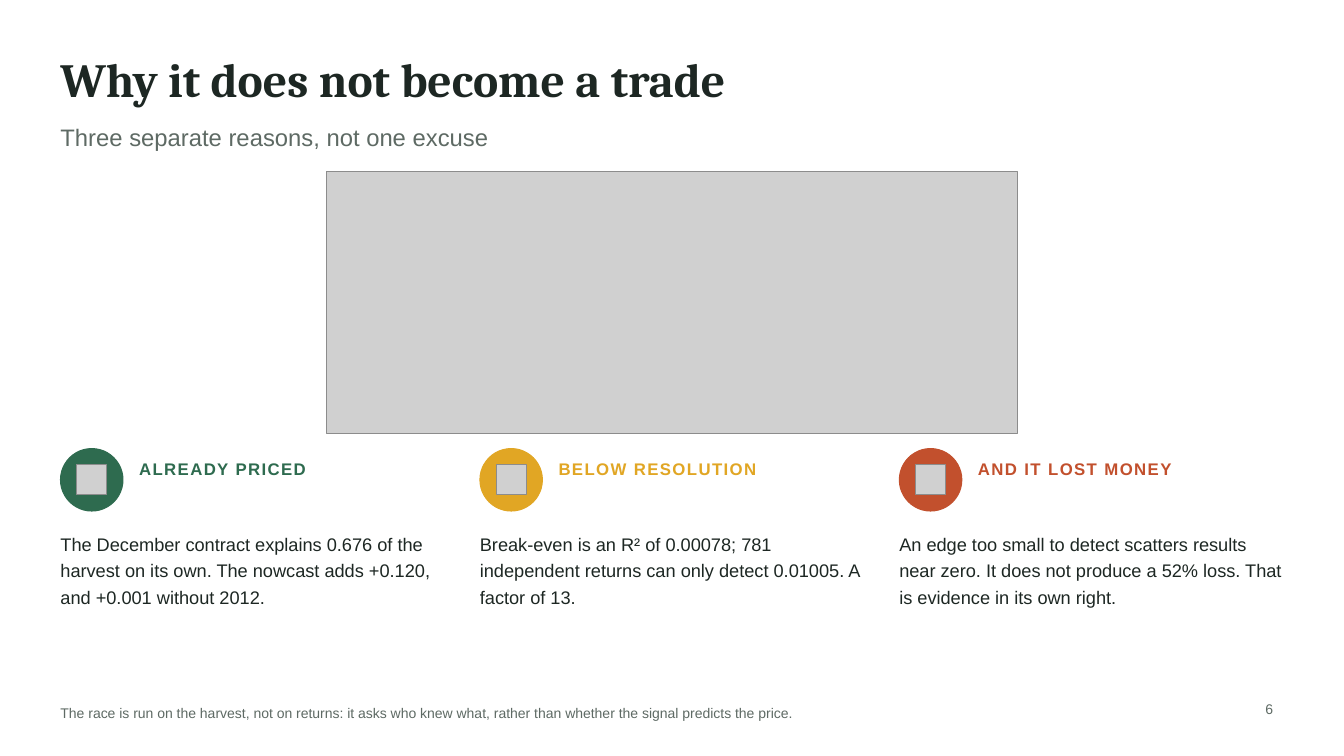
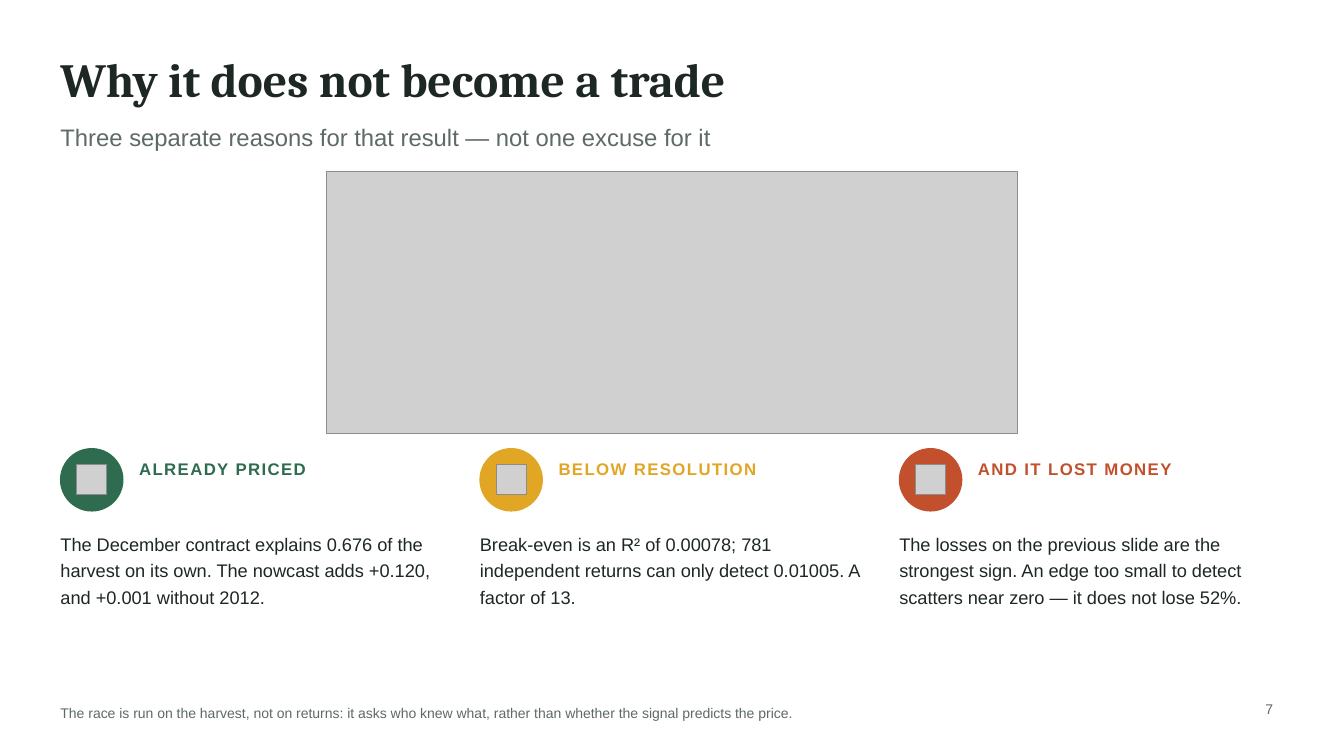
Before and after one commit to haydn-s/climate-futures-pricing, a slide deck: slide 7 of presentation/final/output/climate-futures-pricing-final.pptx (slide 6 before the commit). Drawn at 1344x756 pixels with LibreOffice and Linux fonts; fonts in the diff are those of the drawing; grey boxes stand for pictures. Boxes give left, top, right and bottom in pixels: in the first picture for what was removed or moved away, otherwise in the second. Text is boxed around its words. In the diff, an @@ line names an element or a change of style, - is before the commit and + after.

```diff
--- a/presentation/final/output/climate-futures-pricing-final.pptx
+++ b/presentation/final/output/climate-futures-pricing-final.pptx
@@ text at <box>60,128,710,151</box>: text changed @@
-Three separate reasons, not one excuse
+Three separate reasons for that result — not one excuse for it
@@ text at <box>899,537,1241,604</box>: text changed @@
-An edge too small to detect scatters results near zero. It does not produce a 52% loss. That is evidence in its own right.
+The losses on the previous slide are the strongest sign. An edge too small to detect scatters near zero — it does not lose 52%.
@@ page number at <box>1265,704,1273,714</box>: text changed @@
-6
+7
```
Also in this commit, not shown: 4 other slides changed, 1 other file.
